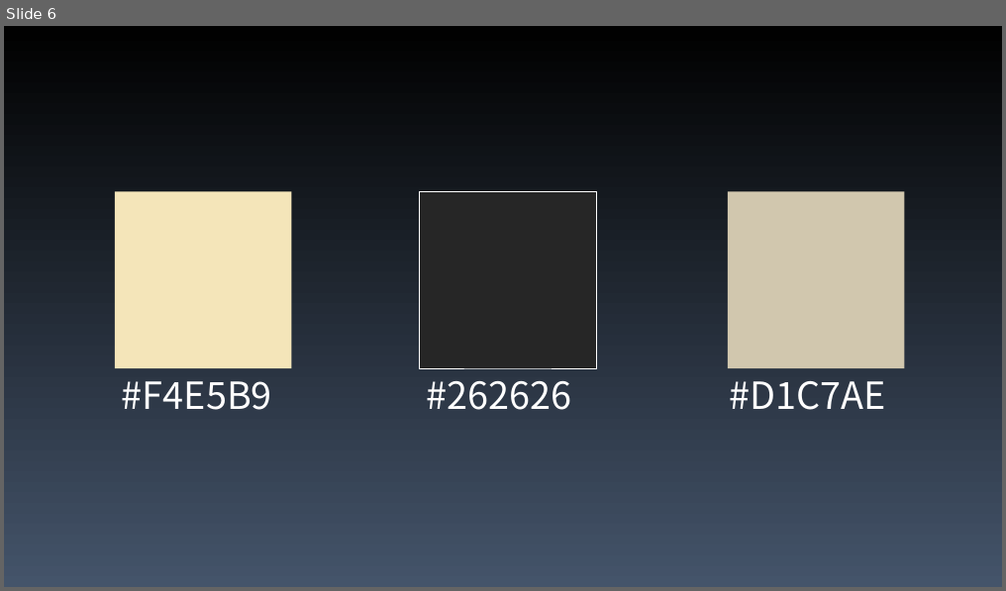
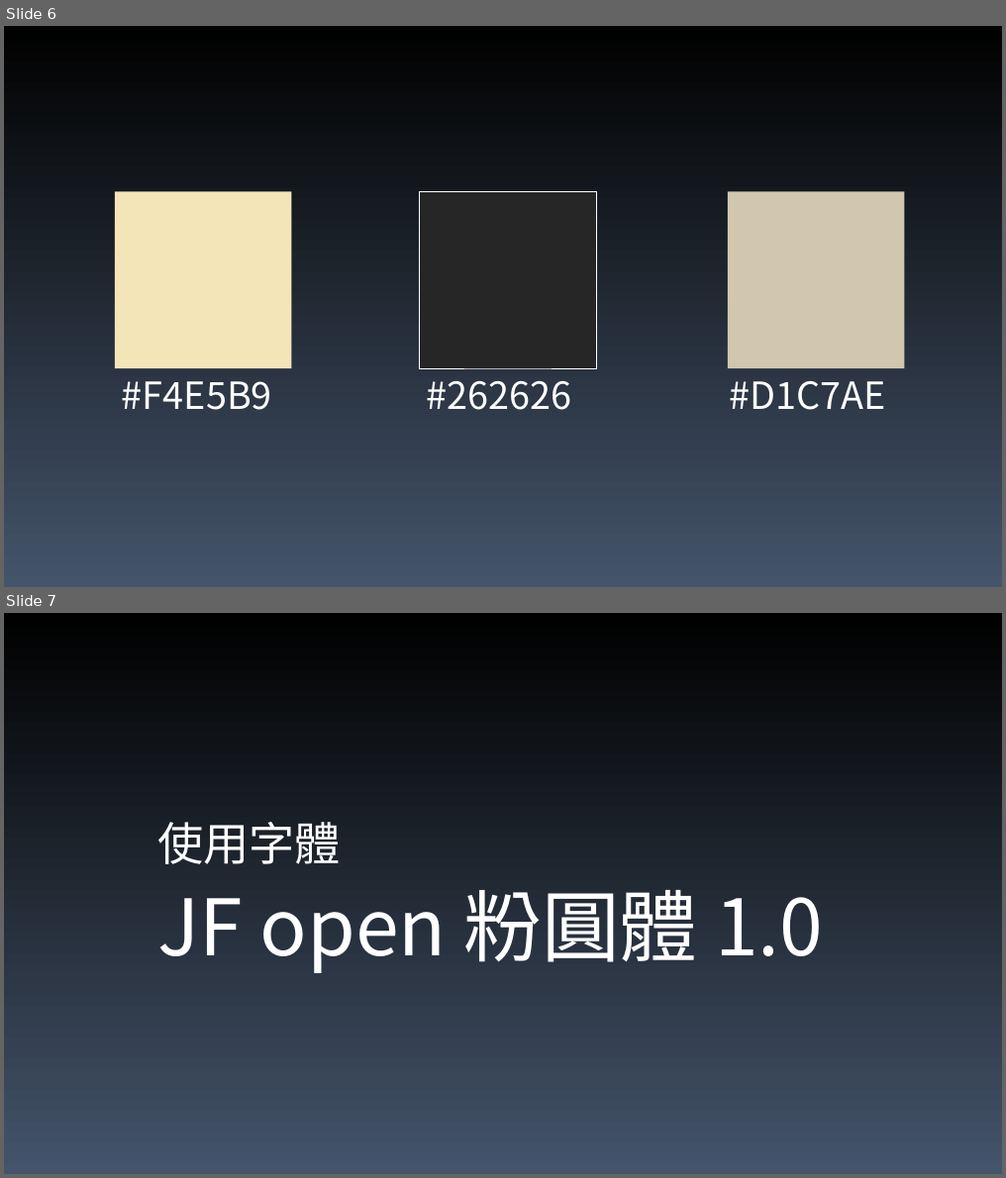
Before and after one commit to orthjs/desgin-web, a slide deck: 吉佳咖啡.pptx. Shown one above the other, each under a label of ours: slide 6 before the commit, slides 6 and 7 after it. The pictures are 1006x591 and 1006x1178 pixels, drawn with LibreOffice and Linux fonts; fonts in the diff are those of the drawing. Boxes give left, top, right and bottom in pixels: in the first picture for what was removed or moved away, otherwise in the second. Text is boxed around its words. In the diff, an @@ line names an element or a change of style, - is before the commit and + after.

Commit message:
renew

```diff
--- a/吉佳咖啡.pptx
+++ b/吉佳咖啡.pptx
@@ slide 7 added at [4,613,1002,1174], background gradient #010101 to #44546A @@
@@ text added at [157,822,341,864], 44 pt, text #FFFFFF @@
+使用字體
@@ text added at [157,890,823,973], 75 pt, text #FFFFFF @@
+JF open 粉圓體 1.0
```
